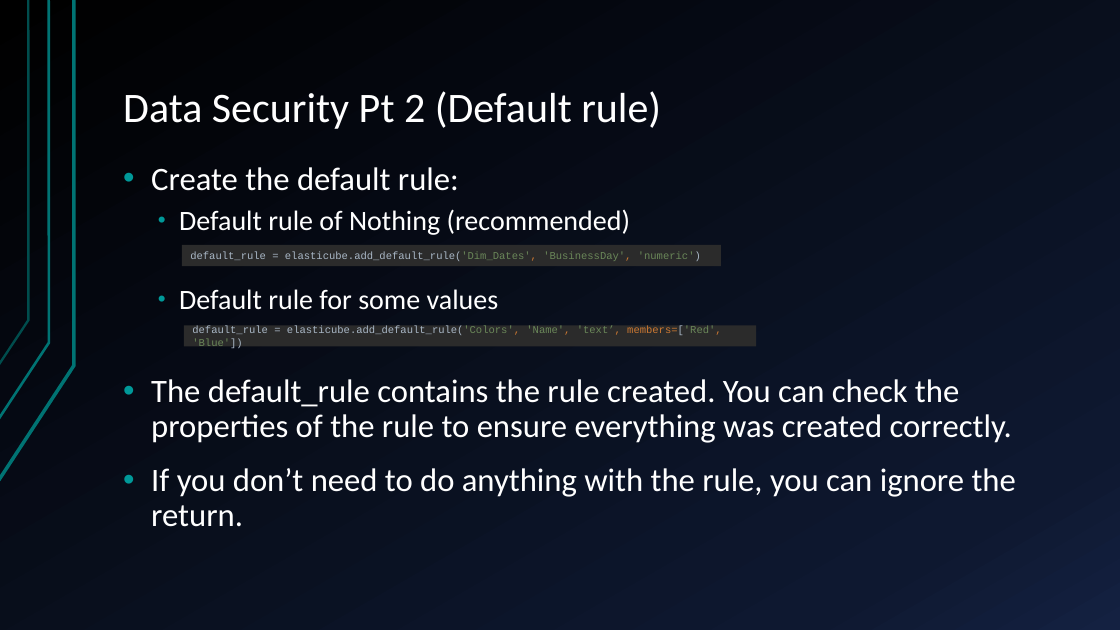
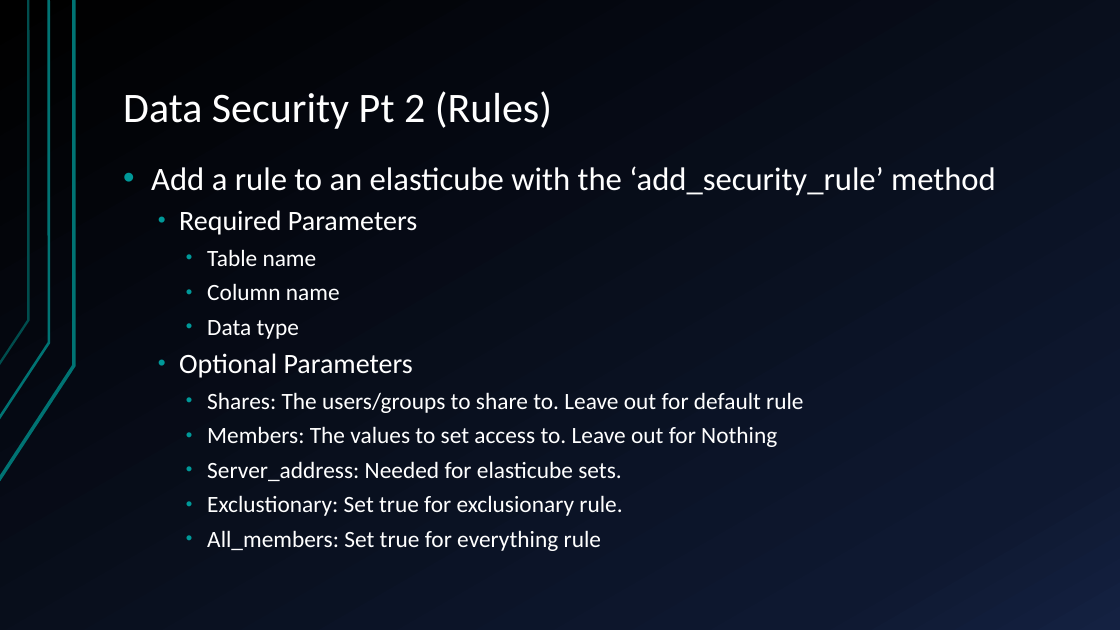
Before and after one commit to nathangiusti/PySense, a slide deck: slide 21 of PySenseTutorial.pptx. Drawn at 1120x630 pixels with LibreOffice and Linux fonts; fonts in the diff are those of the drawing. Boxes give left, top, right and bottom in pixels: in the first picture for what was removed or moved away, otherwise in the second. Text is boxed around its words. In the diff, an @@ line names an element or a change of style, - is before the commit and + after.

```diff
--- a/PySenseTutorial.pptx
+++ b/PySenseTutorial.pptx
@@ title at <box>123,91,552,129</box>: text changed @@
-Data Security Pt 2 (Default rule)
+Data Security Pt 2 (Rules)
@@ text at <box>151,166,996,551</box>: text changed; size 28 to 20 pt @@
-• Create the default rule:
-  • Default rule of Nothing (recommended)
-  • Default rule for some values
-• The default_rule contains the rule created. You can check the properties of the rule to ensure everything was created correctly.
-• If you don’t need to do anything with the rule, you can ignore the return.
+• Add a rule to an elasticube with the ‘add_security_rule’ method
+  • Required Parameters
+    • Table name
+    • Column name
+    • Data type
+  • Optional Parameters
+    • Shares: The users/groups to share to. Leave out for default rule
+    • Members: The values to set access to. Leave out for Nothing
+    • Server_address: Needed for elasticube sets.
+    • Exclustionary: Set true for exclusionary rule.
+    • All_members: Set true for everything rule
@@ rectangle removed at <box>181,245,721,266</box> @@
-default_rule = elasticube.add_default_rule('Dim_Dates', 'BusinessDay', 'numeric')
@@ rectangle removed at <box>184,325,756,346</box> @@
-default_rule = elasticube.add_default_rule('Colors', 'Name', 'text’, members=['Red', 'Blue'])
```
Also in this commit, not shown: 7 other slides changed, 1 slide added, 1 slide removed, 2 other files.
